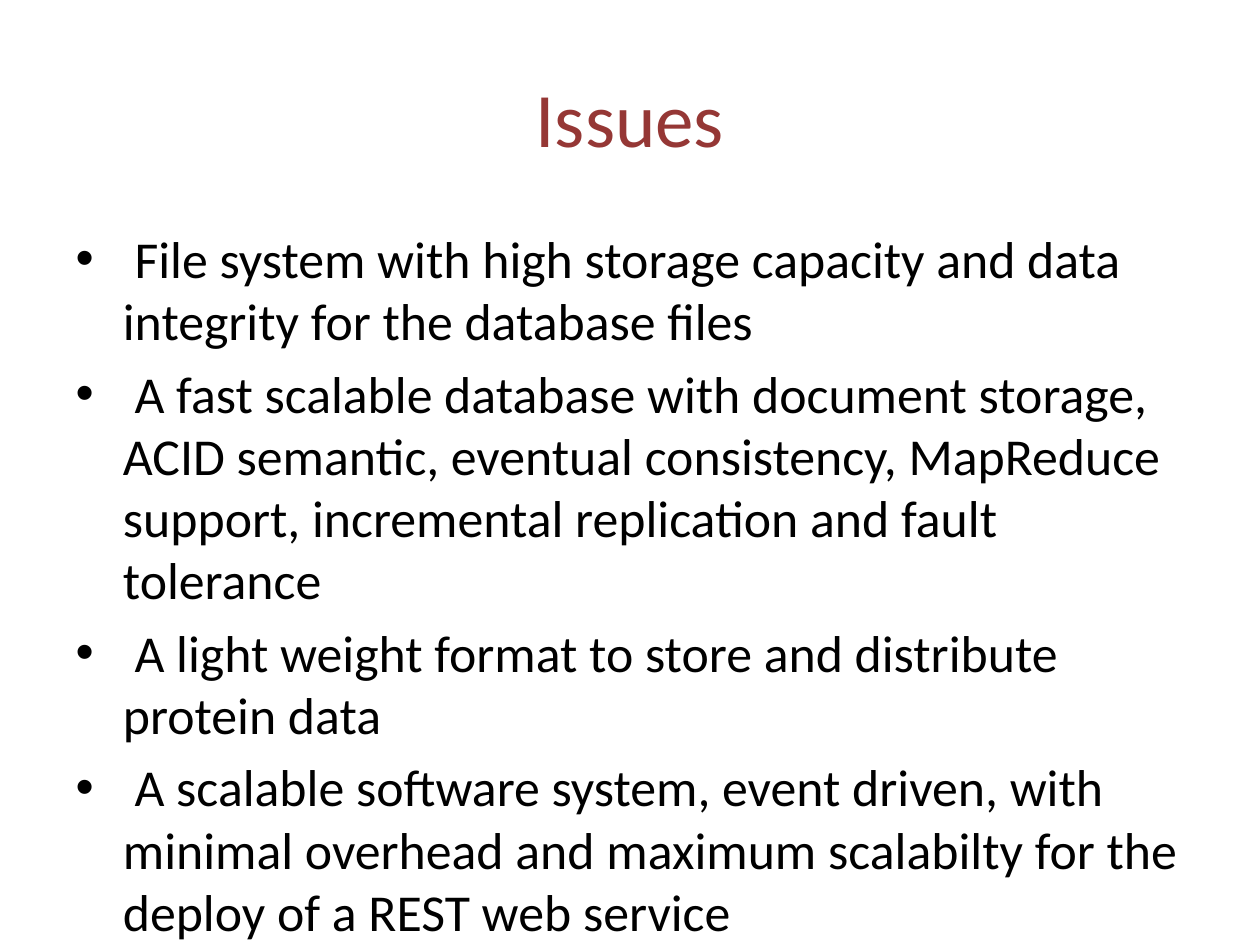
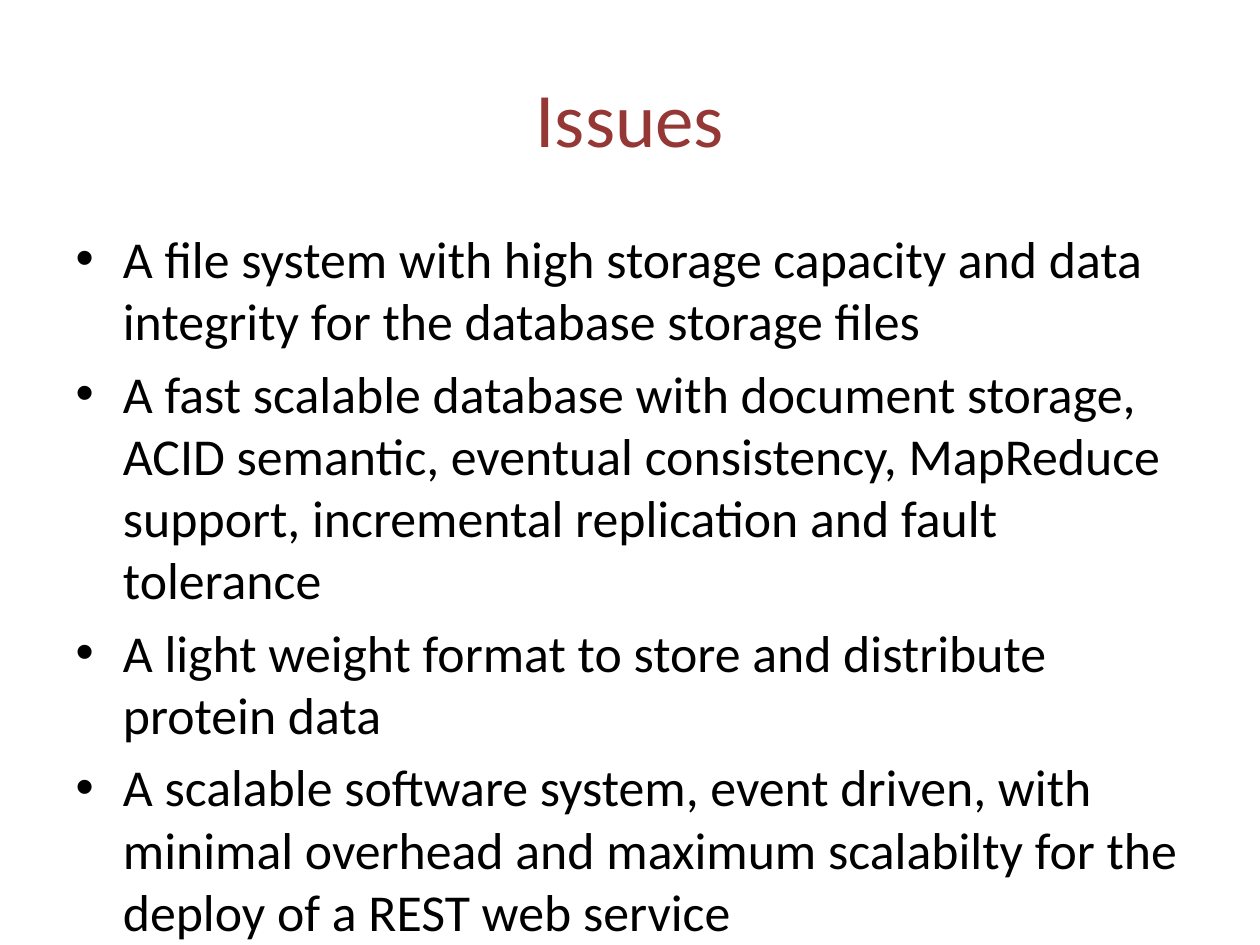
Before and after one commit to cvdlab-projects/webpdb, a slide deck: slide 4 of docs/webPDB.pptx. Drawn at 1260x945 pixels with LibreOffice and Linux fonts; fonts in the diff are those of the drawing. Boxes give left, top, right and bottom in pixels: in the first picture for what was removed or moved away, otherwise in the second. Text is boxed around its words. In the diff, an @@ line names an element or a change of style, - is before the commit and + after.

```diff
--- a/docs/webPDB.pptx
+++ b/docs/webPDB.pptx
@@ text at (x1=123, y1=242, x2=1142, y2=349): text changed @@
-• File system with high storage capacity and data integrity for the database files
+• A file system with high storage capacity and data integrity for the database storage files
```
Also in this commit, not shown: 2 other slides changed, 3 slides added.
